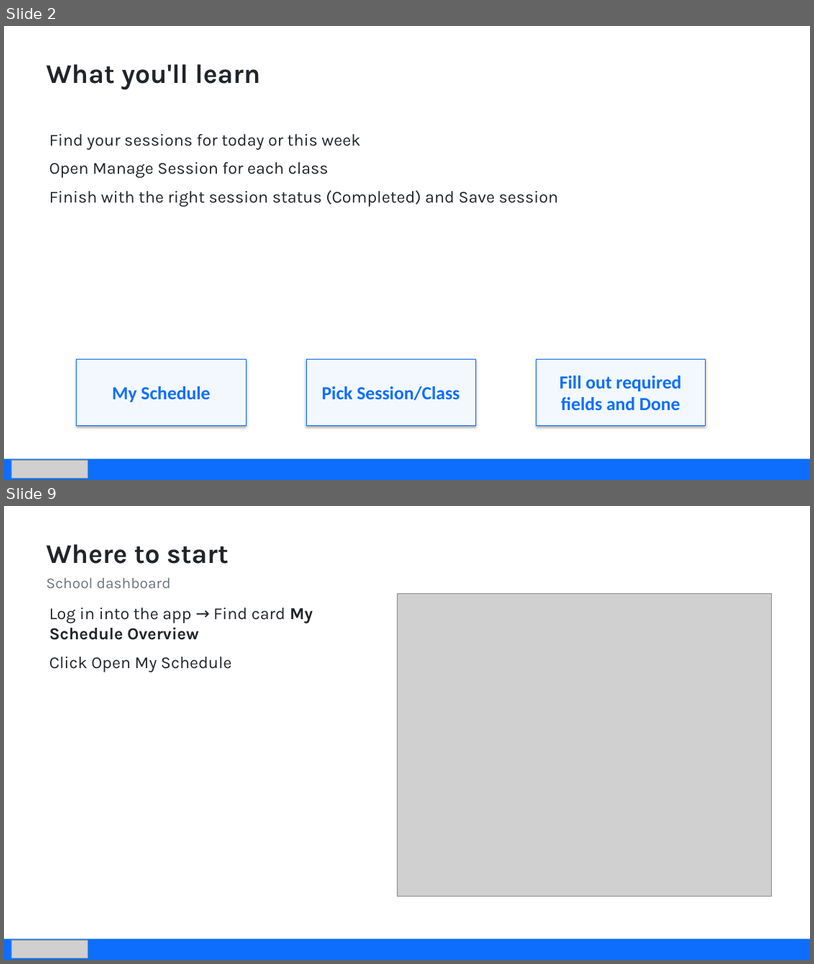
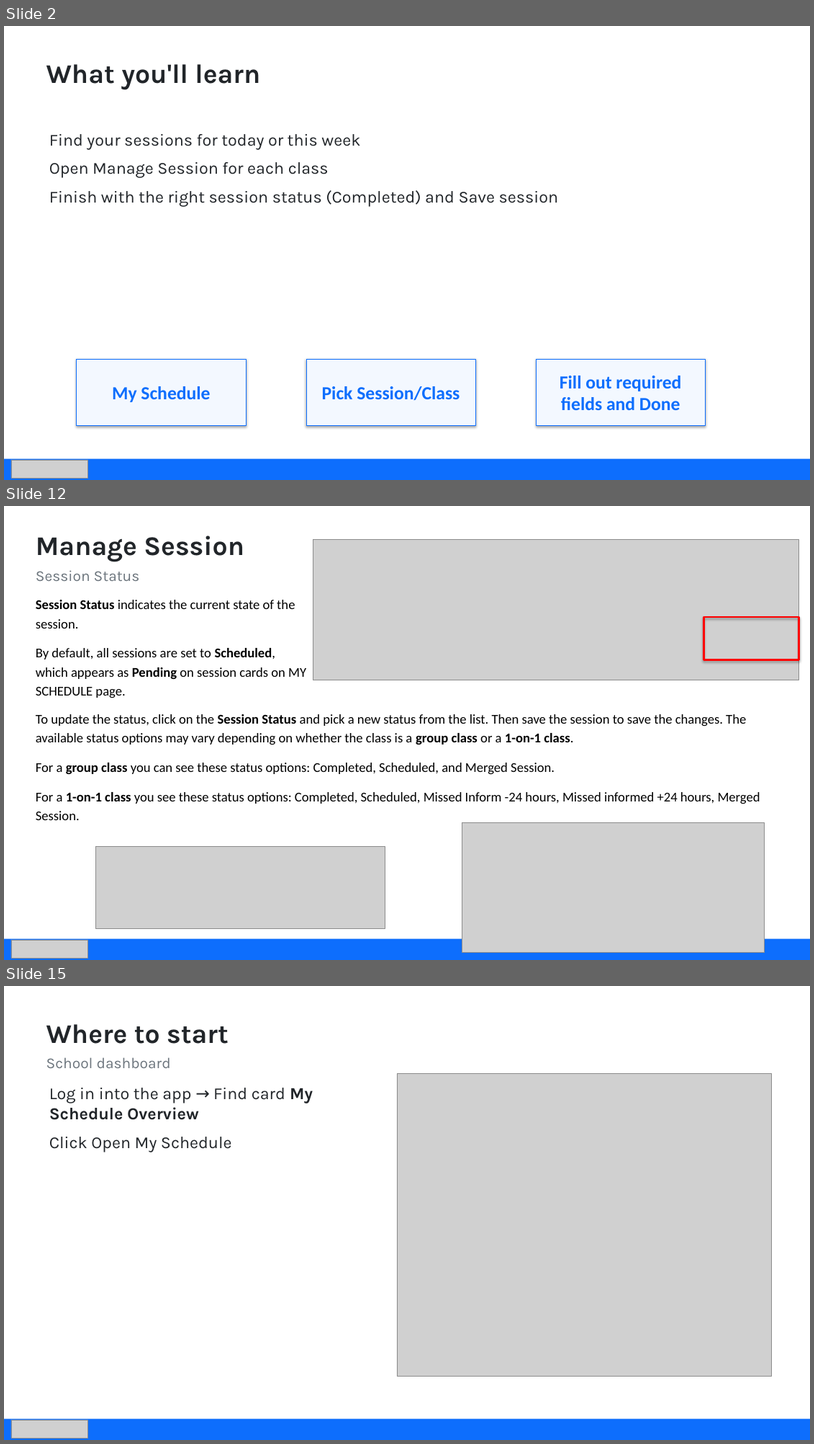
Before and after one commit to amin83p/Website-Core-Package, a slide deck: docs/training/teacher-daily-app/Teacher-Daily-App-Training.pptx. Shown one above the other, each under a label of ours: slides 2 and 9 before the commit, slides 2, 12 and 15 after it; the slides between them are not shown. The pictures are 814x964 and 814x1444 pixels, drawn with LibreOffice and Linux fonts; fonts in the diff are those of the drawing; grey boxes stand for pictures. Boxes give left, top, right and bottom in pixels: in the first picture for what was removed or moved away, otherwise in the second. Text is boxed around its words. In the diff, an @@ line names an element or a change of style, - is before the commit and + after.

```diff
--- a/docs/training/teacher-daily-app/Teacher-Daily-App-Training.pptx
+++ b/docs/training/teacher-daily-app/Teacher-Daily-App-Training.pptx
@@ slide 12 added at [4,506,810,960], background #FFFFFF @@
@@ text added at [36,536,244,581], 32 pt, text #212529, bold @@
+Manage Session
+Session Status
@@ picture added at [313,540,800,680] @@
@@ text added at [36,600,306,698], 16 pt, text #000000 @@
+Session Status indicates the current state of the session.
+By default, all sessions are set to Scheduled, which appears as Pending on session cards on MY SCHEDULE page.
@@ rectangle added at [705,617,800,659], outline #FF0000 2.25 pt @@
@@ text added at [36,714,761,820], 16 pt, text #000000 @@
+To update the status, click on the Session Status and pick a new status from the list. Then save the session to save the changes. The available status options may vary depending on whether the class is a group class or a 1-on-1 class.
+For a group class you can see these status options: Completed, Scheduled, and Merged Session.
+For a 1-on-1 class you see these status options: Completed, Scheduled, Missed Inform -24 hours, Missed informed +24 hours, Merged Session.
@@ picture added at [463,822,765,952] @@
@@ picture added at [95,847,385,928] @@
@@ rectangle added at [4,939,810,960], fill #0D6EFD @@
@@ picture added at [11,939,88,958] @@
@@ what was slide 9 is now slide 15 @@
```
Also in this commit, not shown: 6 slides changed, 5 other slides added.
